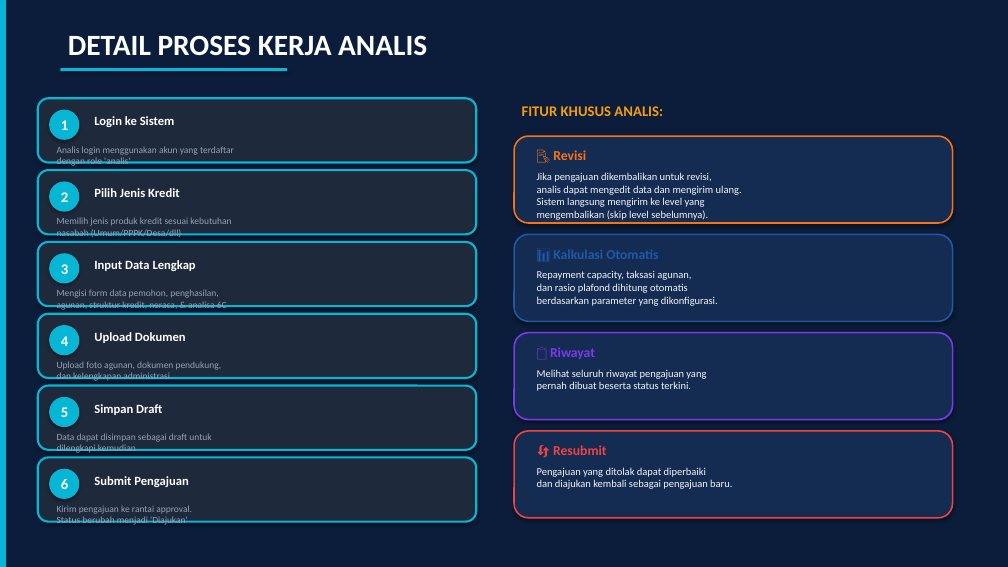
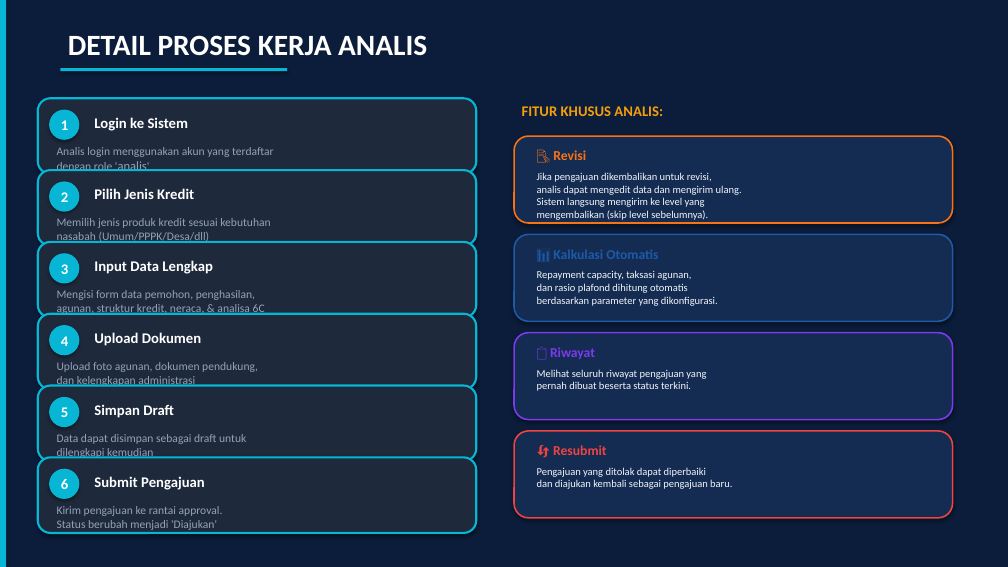
Before and after one commit to Rafiadi28/andrian, a slide deck: slide 7 of Presentasi_Sistem_Kredit_BPR_Wonosobo.pptx. Drawn at 1008x567 pixels with LibreOffice and Linux fonts; fonts in the diff are those of the drawing. Boxes give left, top, right and bottom in pixels: in the first picture for what was removed or moved away, otherwise in the second. Text is boxed around its words. In the diff, an @@ line names an element or a change of style, - is before the commit and + after.

```diff
--- a/Presentasi_Sistem_Kredit_BPR_Wonosobo.pptx
+++ b/Presentasi_Sistem_Kredit_BPR_Wonosobo.pptx
@@ rounded rectangle: place and size @@
-rounded rectangle at [38, 98, 476, 163]
+rounded rectangle at [38, 98, 476, 174]
@@ text "Analis login menggunakan akun yang ..." at [57, 147, 274, 171]: size 9 to 11 pt in "Analis login menggunakan akun yang terdaftar dengan ..."; size 9 to 12 pt in "'analis'" @@
@@ rounded rectangle: place and size @@
-rounded rectangle at [38, 170, 476, 234]
+rounded rectangle at [38, 170, 476, 246]
@@ rounded rectangle: place and size @@
-rounded rectangle at [38, 242, 476, 306]
+rounded rectangle at [38, 242, 476, 318]
@@ rounded rectangle: place and size @@
-rounded rectangle at [38, 314, 476, 378]
+rounded rectangle at [38, 314, 476, 389]
@@ rounded rectangle: place and size @@
-rounded rectangle at [38, 386, 476, 450]
+rounded rectangle at [38, 386, 476, 461]
@@ proportions changed in 6 elements at [38, 98, 476, 174], [38, 170, 476, 246], [38, 242, 476, 318], [38, 314, 476, 389], [38, 386, 476, 461], [38, 457, 476, 533] @@
@@ rounded rectangle: place and size @@
-rounded rectangle at [38, 457, 476, 522]
+rounded rectangle at [38, 457, 476, 533]
@@ size 12 to 14 pt in 6 elements at [94, 117, 189, 131], [94, 188, 194, 199], [94, 260, 213, 274], [94, 332, 201, 346], [94, 405, 174, 418], [94, 476, 205, 490] @@
@@ size 9 to 11 pt in 5 elements at [57, 218, 270, 243], [57, 290, 265, 315], [57, 362, 258, 387], [57, 434, 246, 458], [57, 506, 223, 530] @@
```
Also in this commit, not shown: 11 other slides changed, 1 slide added, 1 slide removed, 15 other files.
